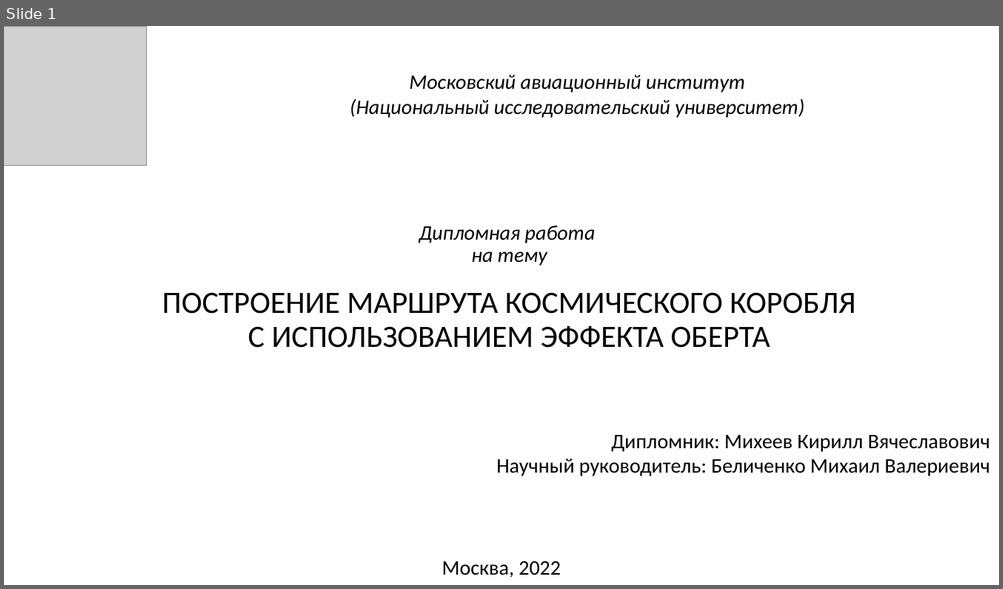
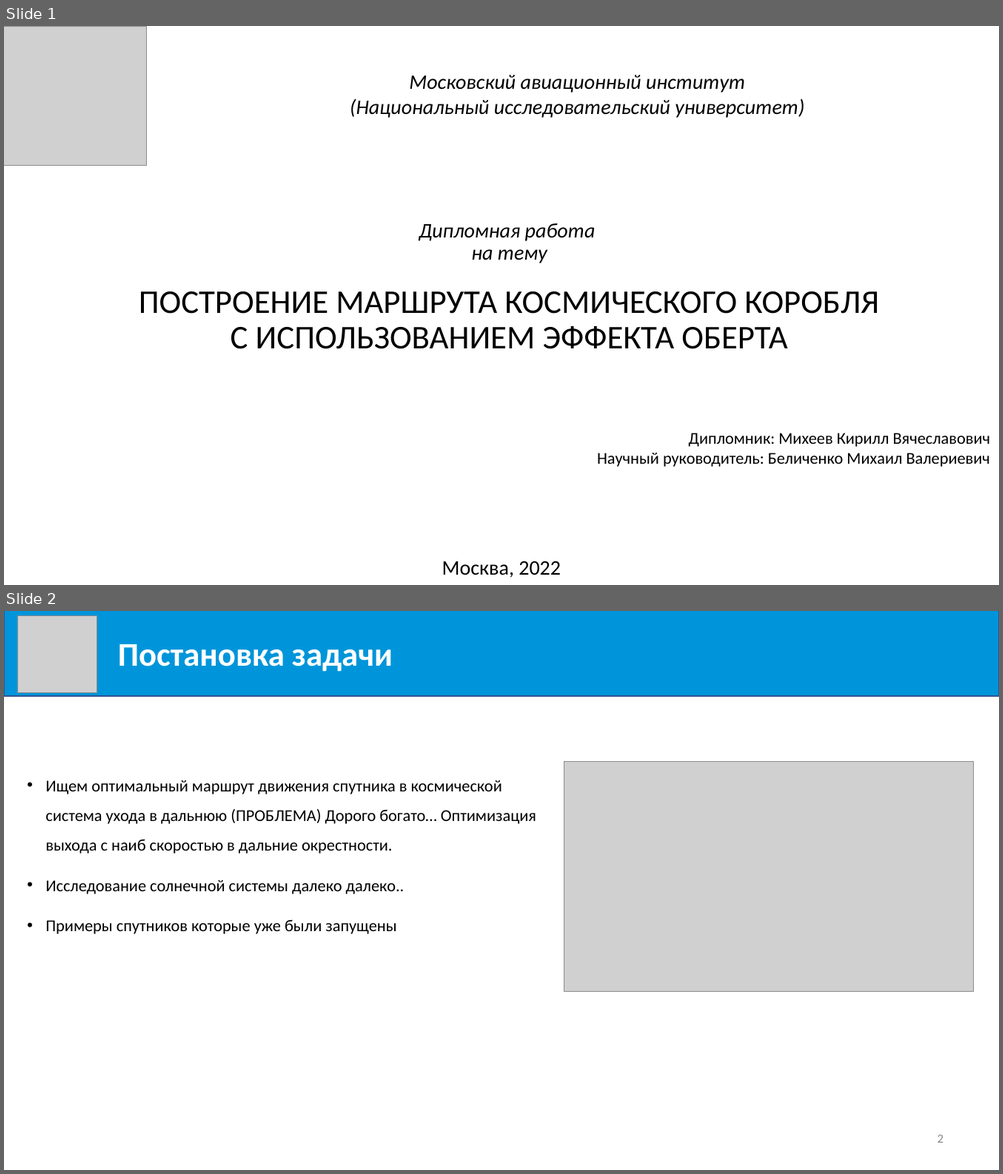
Before and after one commit to Milirik/diploma, a slide deck: Mikheev-K_V.pptx. Shown one above the other, each under a label of ours: slide 1 before the commit, slides 1 and 2 after it. The pictures are 1003x589 and 1003x1174 pixels, drawn with LibreOffice and Linux fonts; fonts in the diff are those of the drawing; grey boxes stand for pictures. Boxes give left, top, right and bottom in pixels: in the first picture for what was removed or moved away, otherwise in the second. Text is boxed around its words. In the diff, an @@ line names an element or a change of style, - is before the commit and + after.

```diff
--- a/Mikheev-K_V.pptx
+++ b/Mikheev-K_V.pptx
@@ slide 2 added at [4,611,999,1170], background #FFFFFF @@
@@ rectangle added at [4,611,999,696], fill #0095DA, outline #325491 1 pt @@
@@ picture added at [17,616,97,693] @@
@@ title added at [118,644,392,672], 32 pt, text #FFFFFF, bold @@
+Постановка задачи
@@ text added at [118,657,392,672], 32 pt, text #FFFFFF, bold @@
+Постановка задачи
@@ picture added at [563,762,973,992] @@
@@ text added at [45,780,536,934], 16 pt, text #000000 @@
+• Ищем оптимальный маршрут движения спутника в космической система ухода в дальнюю (ПРОБЛЕМА) Дорого богато… Оптимизация выхода с наиб скоростью в дальние окрестности.
+• Исследование солнечной системы далеко далеко..
+• Примеры спутников которые уже были запущены
@@ page number added at [937,1135,943,1143], 12 pt, text #898989 @@
+2
@@ slide 1 changed as well @@
@@ title "Дипломная работа на тему ПОСТРОЕНИЕ ..." at [139,224,879,349]: size 30 to 32 pt in "ПОСТРОЕНИЕ МАРШРУТА КОСМИЧЕСКОГО КОРОБЛЯ С ИСПОЛЬЗОВАНИЕМ ЭФ ..." @@
@@ text "Дипломник: Михеев Кирилл Вячеславович" at [597,433,990,467]: size 20 to 16 pt @@
```
Also in this commit, not shown: 1 other slide changed, 10 other slides added, 19 slides removed, 2 other files.
